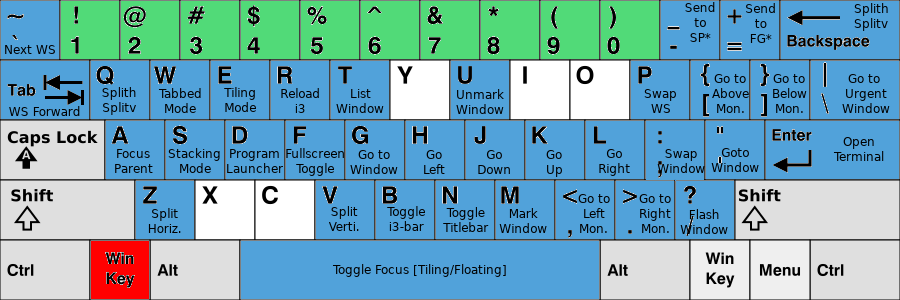
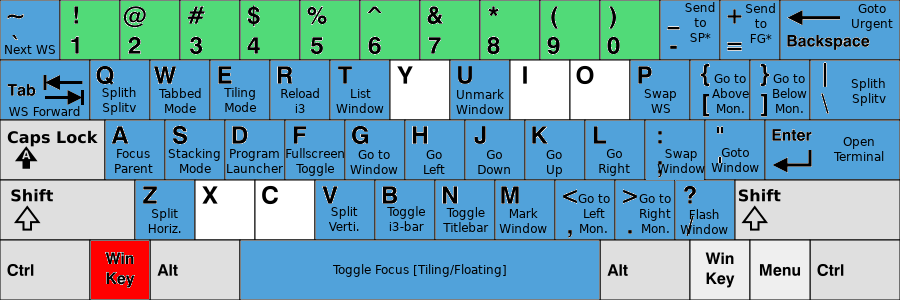
Layered file, before and after one edit (900 × 300). Changes by layer:
renamed "Splith ... #1" to "Goto ... #1", painted on it over left=852, top=3, right=893, bottom=31
renamed "Go to ..." to "... #2", painted on it over left=842, top=74, right=890, bottom=113
